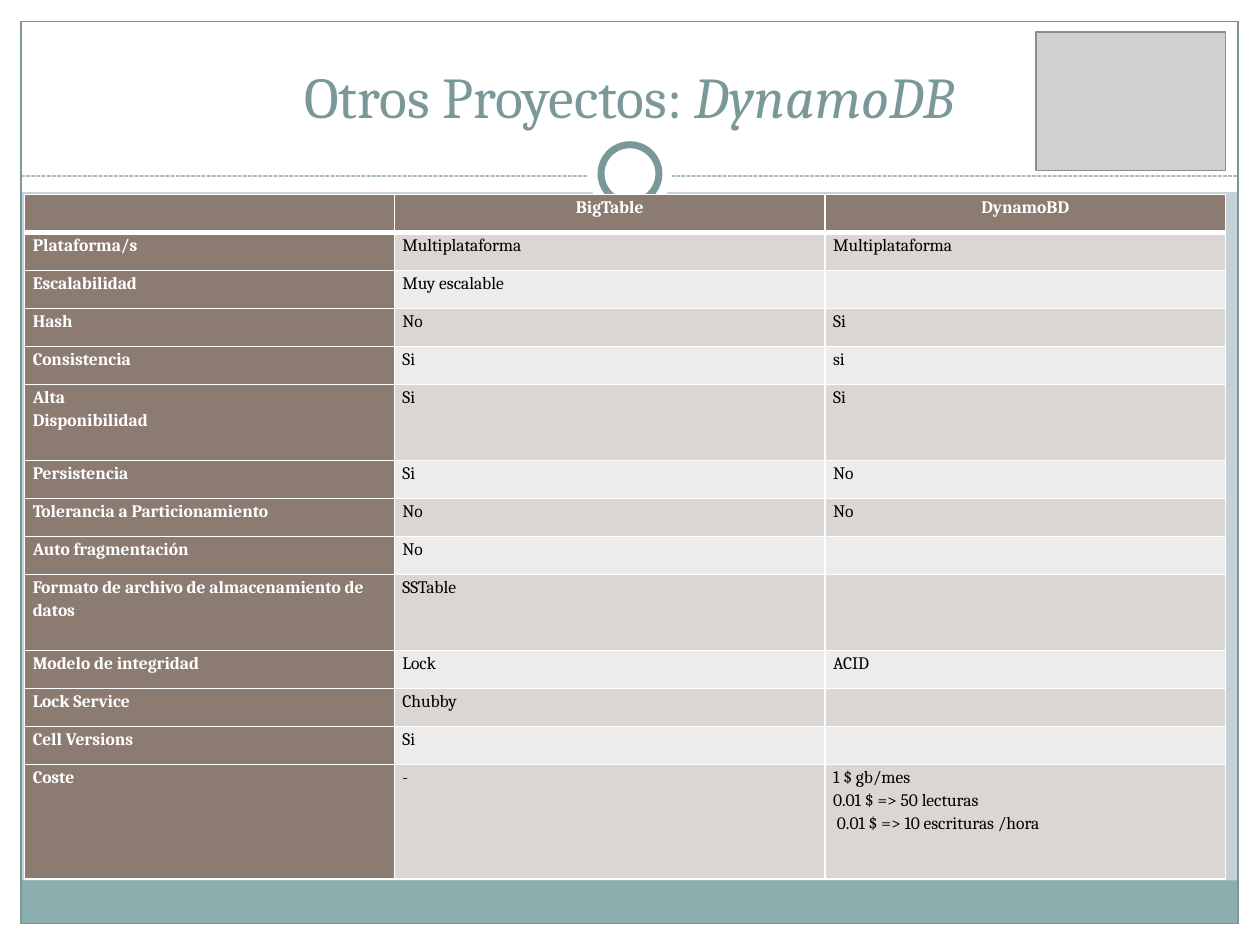
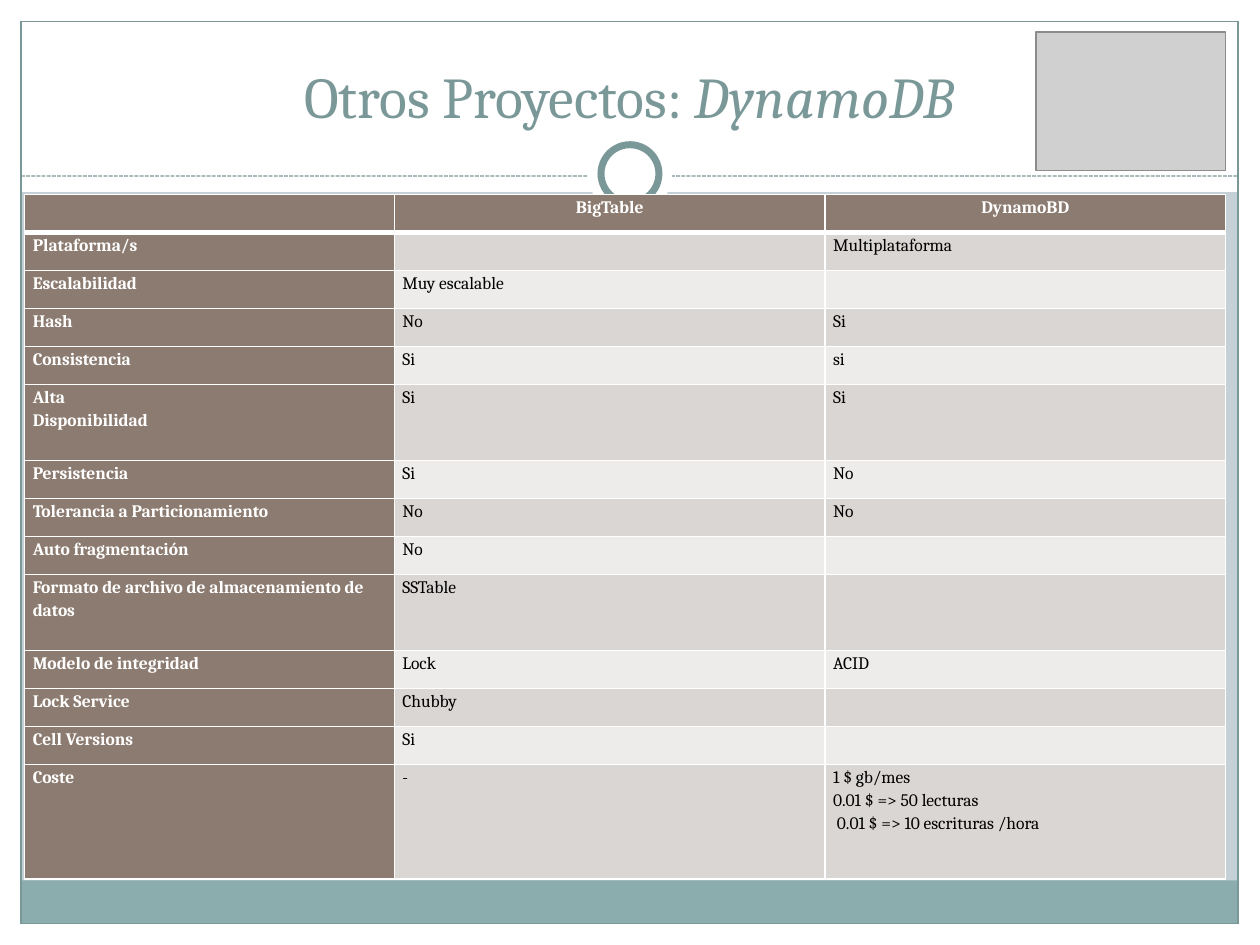
Before and after one commit to Transistores-de-silicio/Trabajo-MABD, a slide deck: slide 35 of BigTable.pptx. Drawn at 1260x945 pixels with LibreOffice and Linux fonts; fonts in the diff are those of the drawing; grey boxes stand for pictures. Boxes give left, top, right and bottom in pixels: in the first picture for what was removed or moved away, otherwise in the second. Text is boxed around its words. In the diff, an @@ line names an element or a change of style, - is before the commit and + after.

```diff
--- a/BigTable.pptx
+++ b/BigTable.pptx
@@ table at (25, 195, 1226, 879) @@
-row 2, column 2: Multiplataforma
+row 2, column 2: 
```
Also in this commit, not shown: 4 other slides changed.
